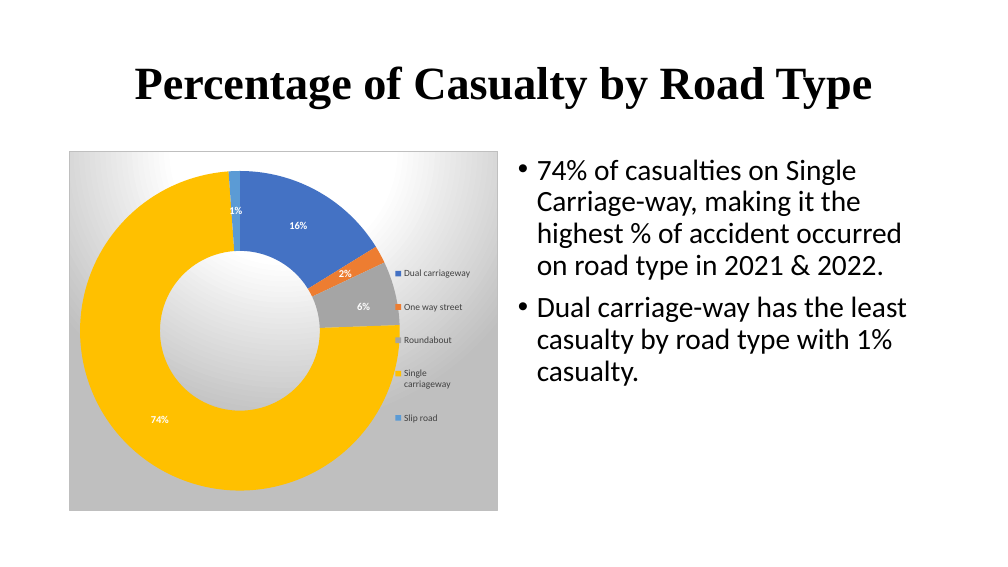
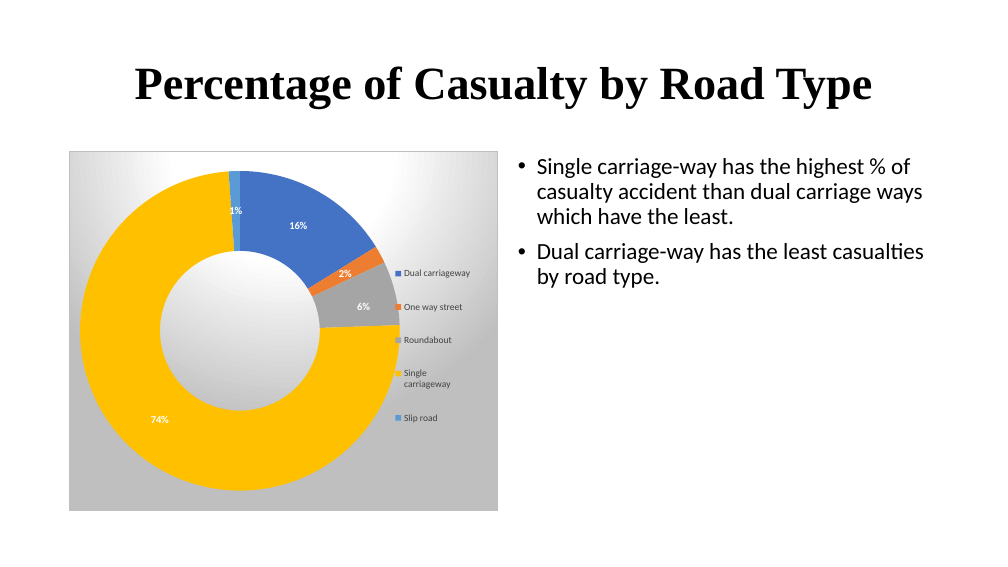
Before and after one commit to Amy2220/Amy_Projects, a slide deck: slide 7 of Road_Accident_Analysis/Road_Accident_Data.pptx. Drawn at 1008x567 pixels with LibreOffice and Linux fonts; fonts in the diff are those of the drawing. Boxes give left, top, right and bottom in pixels: in the first picture for what was removed or moved away, otherwise in the second. Text is boxed around its words. In the diff, an @@ line names an element or a change of style, - is before the commit and + after.

```diff
--- a/Road_Accident_Analysis/Road_Accident_Data.pptx
+++ b/Road_Accident_Analysis/Road_Accident_Data.pptx
@@ text at [537,158,924,288]: text changed; size 28 to 22 pt @@
-• 74% of casualties on Single Carriage-way, making it the highest % of accident occurred on road type in 2021 & 2022.
-• Dual carriage-way has the least casualty by road type with 1% casualty.
+• Single carriage-way has the highest % of casualty accident than dual carriage ways which have the least.
+• Dual carriage-way has the least casualties by road type.
```
Also in this commit, not shown: 6 other slides changed.
